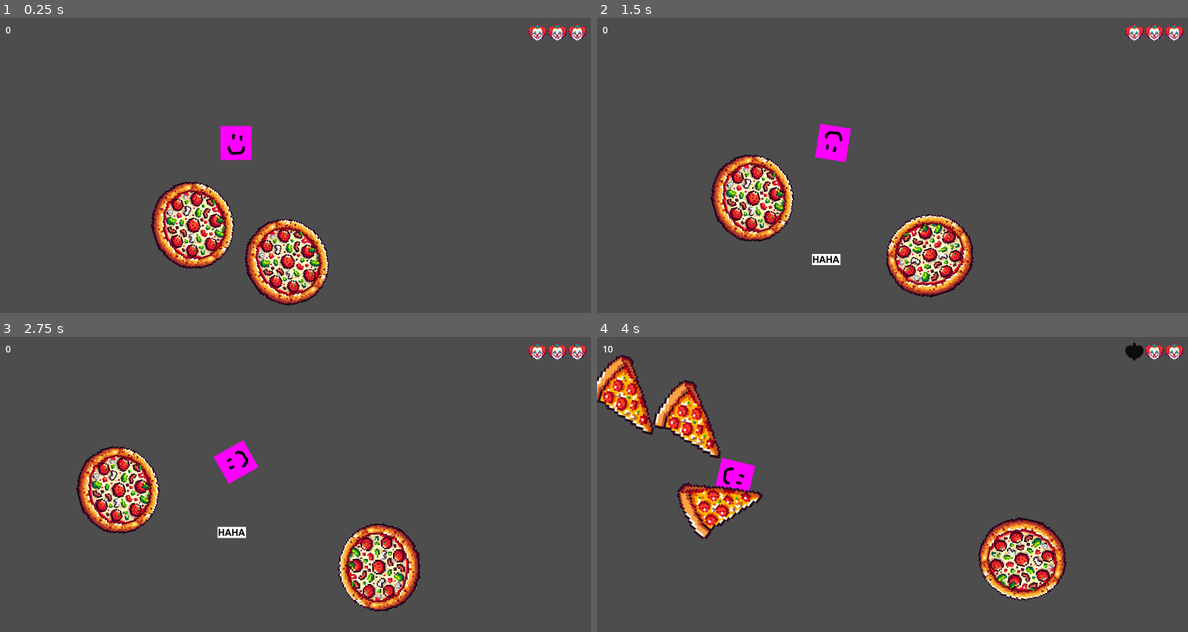
Above: before the commit, frames 1-4 (two rows, left to right).
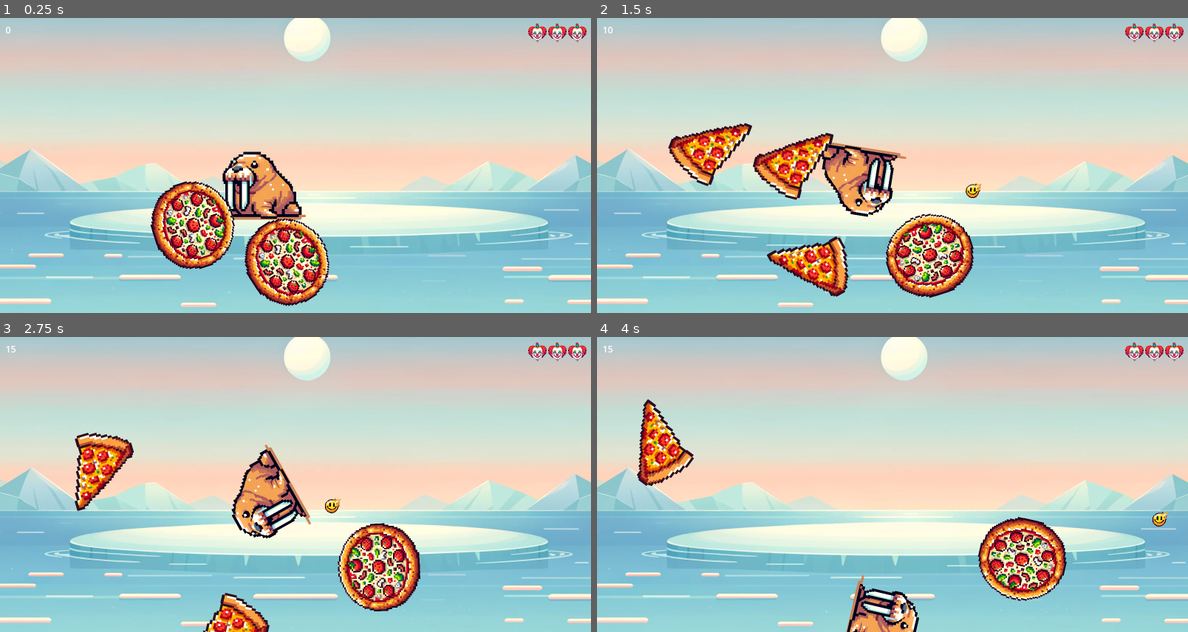
Above: after the commit, the same moments.

Repository: bytedev-code/the-sad-unicorn
Game: Godot game, scene res://game.tscn
Two runs of this game, one before a commit and one after it. Both use one fixed random seed, a clock stepped at 60 frames per second and the inputs below.
Inputs:
- Up to frame 1 (0.25 s): no input
- Up to frame 2 (1.5 s): hold D (player_rotate_right) 0.53-1.28 s; hold Space (player_shoot) 0.53-1.28 s; hold A (player_rotate_left) from 1.28 s (still down); tap Space (player_shoot) at 1.35 s
- Up to frame 3 (2.75 s): release A (player_rotate_left) at 2.03 s; hold D (player_rotate_right) from 2.03 s (still down); hold Space (player_shoot) from 2.03 s (still down)
- Up to frame 4 (4 s): release D (player_rotate_right) at 2.78 s; release Space (player_shoot) at 2.78 s; hold W (player_forward) 2.78-3.53 s; tap Space (player_shoot) at 2.85 s; hold A (player_rotate_left) from 3.53 s (still down); hold Space (player_shoot) from 3.53 s (still down)

The runs differ from the first frame. In frame 1, 93% of the frame differs, in the area x 0-100%, y 0-100%; in frame 2, 96%; in frame 3, 96%; in frame 4, 96%.

Commit message:
add background, add player sprite, add shoot signal for player

Diff:
--- a/blueprints/projectiles/haha.tscn
+++ b/blueprints/projectiles/haha.tscn
@@ -1,20 +1,22 @@
 [gd_scene load_steps=4 format=3 uid="uid://cpen7ij664yva"]
 
-[ext_resource type="Texture2D" uid="uid://b2m28tpp3pym7" path="res://assets/projectile.png" id="1_gks73"]
 [ext_resource type="Script" path="res://projectile.gd" id="1_r7lf5"]
+[ext_resource type="Texture2D" uid="uid://bf500axw738fb" path="res://assets/images/projectile.png" id="2_iv714"]
 
-[sub_resource type="RectangleShape2D" id="RectangleShape2D_hei77"]
-size = Vector2(76, 30)
+[sub_resource type="CircleShape2D" id="CircleShape2D_tgkb2"]
+radius = 20.025
 
-[node name="Haha" type="StaticBody2D"]
+[node name="Projectile" type="StaticBody2D"]
 collision_layer = 0
 script = ExtResource("1_r7lf5")
 
 [node name="CollisionShape2D" type="CollisionShape2D" parent="."]
-shape = SubResource("RectangleShape2D_hei77")
+shape = SubResource("CircleShape2D_tgkb2")
 
 [node name="Sprite2D" type="Sprite2D" parent="."]
-texture = ExtResource("1_gks73")
+rotation = -1.57103
+scale = Vector2(0.05, 0.05)
+texture = ExtResource("2_iv714")
 
 [node name="Lifetime" type="Timer" parent="."]
 wait_time = 1.5
--- a/game.tscn
+++ b/game.tscn
@@ -1,17 +1,23 @@
-[gd_scene load_steps=5 format=3 uid="uid://bn04dsdp1jpme"]
+[gd_scene load_steps=6 format=3 uid="uid://bn04dsdp1jpme"]
 
 [ext_resource type="Script" path="res://game.gd" id="1_i82ie"]
 [ext_resource type="PackedScene" uid="uid://yaolwrsv7rof" path="res://player.tscn" id="1_uqs0x"]
 [ext_resource type="PackedScene" uid="uid://dirmfbrgs5jhn" path="res://blueprints/enemies/pizza.tscn" id="3_q5dd1"]
 [ext_resource type="PackedScene" uid="uid://bvut3uk1ruoiu" path="res://ui/hud.tscn" id="4_a746c"]
+[ext_resource type="Texture2D" uid="uid://dw0g3s1jq5wtb" path="res://assets/images/background_2.png" id="5_qvfek"]
 
 [node name="game" type="Node2D"]
 script = ExtResource("1_i82ie")
 enemy_blueprints = Array[PackedScene]([ExtResource("3_q5dd1")])
 enemy_container = NodePath("enemies")
 
+[node name="Background2" type="Sprite2D" parent="."]
+position = Vector2(826, 421)
+texture = ExtResource("5_qvfek")
+
 [node name="player" parent="." instance=ExtResource("1_uqs0x")]
-position = Vector2(639, 339)
+position = Vector2(700, 450)
+rotation = -1.5708
 PROJECTILE_NODE = NodePath("../projectiles")
 
 [node name="enemies" type="Node2D" parent="."]
--- a/player.gd
+++ b/player.gd
@@ -2,6 +2,7 @@
 extends CharacterBody2D
 
 signal on_damage(hp: int)
+signal on_shoot()
 signal on_lost()
 
 @export var SPEED: float = 300.0
@@ -71,3 +72,4 @@
 		projectile.setup(position + get_direction()*100, get_direction())
 		get_node(PROJECTILE_NODE).add_child(projectile)
 		ShootCooldown.start()
+		on_shoot.emit()
--- a/player.tscn
+++ b/player.tscn
@@ -1,7 +1,7 @@
 [gd_scene load_steps=4 format=3 uid="uid://yaolwrsv7rof"]
 
 [ext_resource type="Script" path="res://player.gd" id="1_ulpd7"]
-[ext_resource type="Texture2D" uid="uid://wsh4h7gpn6b2" path="res://assets/player.png" id="2_0jk23"]
+[ext_resource type="Texture2D" uid="uid://o6kvwr0exbfa" path="res://assets/enemies/walrus.png" id="2_sy02h"]
 
 [sub_resource type="RectangleShape2D" id="RectangleShape2D_3f083"]
 size = Vector2(82, 92)
@@ -14,7 +14,9 @@
 shape = SubResource("RectangleShape2D_3f083")
 
 [node name="Sprite2D" type="Sprite2D" parent="."]
-texture = ExtResource("2_0jk23")
+rotation = 1.5708
+scale = Vector2(0.25, 0.25)
+texture = ExtResource("2_sy02h")
 
 [node name="InvincibleTimer" type="Timer" parent="."]
 wait_time = 3.0
--- a/projectile.gd
+++ b/projectile.gd
@@ -13,6 +13,8 @@
 	position = start_pos
 	_direction = direction
 
+	$Sprite2D.set_rotation(_direction.angle())
+
 # Called every frame. 'delta' is the elapsed time since the previous frame.
 func _process(delta):
 	var motion = _direction * SPEED * delta
